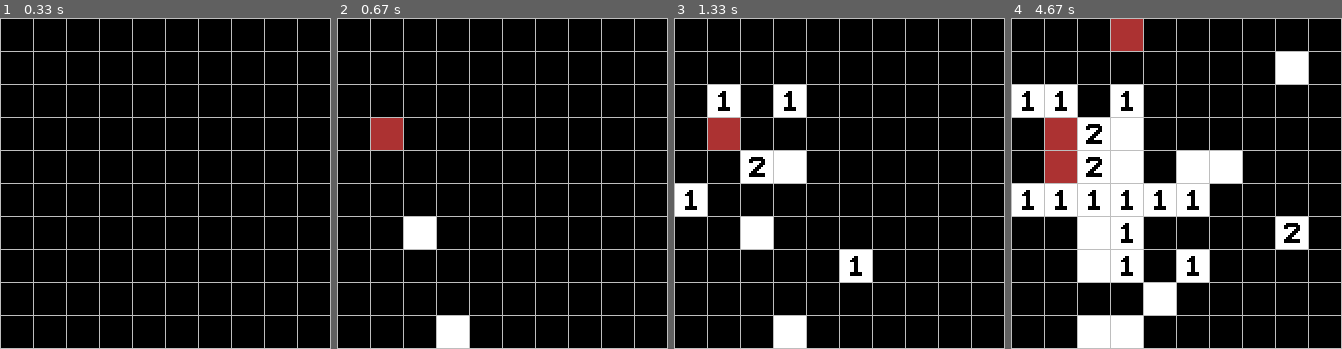
Above: before the commit, frames 1-4 (left to right).
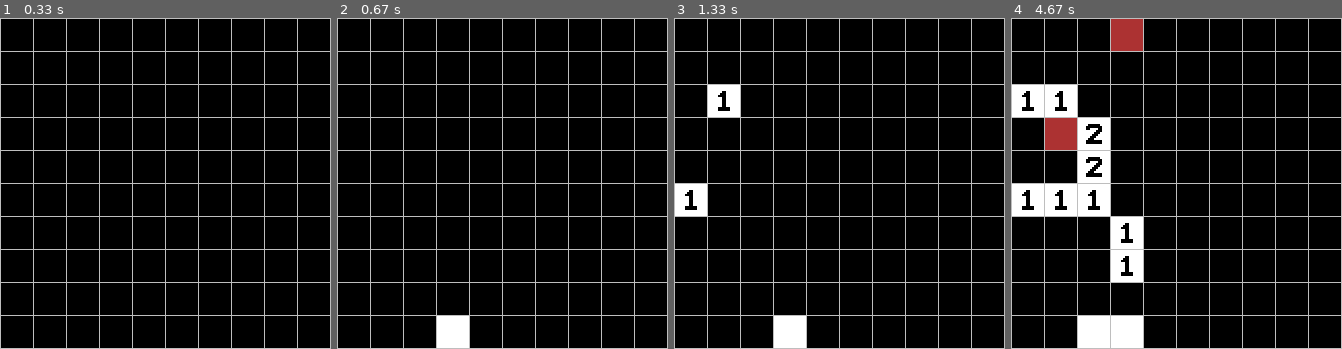
Above: after the commit, the same moments.

Repository: OraneOrveillon/minesweeper
Game: pygame game, started from main.py
The game is run twice, just before and just after one commit, with the same random seed, the same clock (stepped at 60 frames per second) and the same inputs.
Inputs (mouse positions are in pixels of both pictures, inside the frame that each line leads up to):
- Up to frame 1 (0.33 s): no input
- Up to frame 2 (0.67 s): press the mouse at (452, 332) at 0.37 s; move the mouse to (426, 233) at 0.47 s; release the mouse at (399, 133) at 0.6 s
- Up to frame 3 (1.33 s): press the mouse at (723, 100) at 0.7 s; move the mouse to (793, 176) at 0.8 s; release the mouse at (862, 253) at 0.93 s; press the mouse at (690, 200) at 1.03 s; move the mouse to (743, 157) at 1.13 s; release the mouse at (793, 113) at 1.27 s
- Up to frame 4 (4.67 s): press the mouse at (1126, 34) at 1.37 s; move the mouse to (1140, 117) at 1.47 s; release the mouse at (1156, 200) at 1.6 s; press the mouse at (1093, 332) at 1.7 s; move the mouse to (1093, 266) at 1.8 s; release the mouse at (1093, 196) at 1.93 s; press the mouse at (1126, 266) at 2.03 s; move the mouse to (1212, 163) at 2.13 s; release the mouse at (1302, 61) at 2.27 s; press the mouse at (1093, 166) at 2.37 s; move the mouse to (1080, 137) at 2.47 s; release the mouse at (1070, 110) at 2.6 s; press the mouse at (1060, 200) at 2.7 s; move the mouse to (1133, 196) at 2.8 s; release the mouse at (1209, 196) at 2.93 s; press the mouse at (1093, 200) at 3.03 s; move the mouse to (1123, 243) at 3.13 s; release the mouse at (1156, 286) at 3.27 s; press the mouse at (1060, 133) at 3.37 s; move the mouse to (1063, 147) at 3.47 s; release the mouse at (1067, 160) at 3.6 s; press the mouse at (1027, 100) at 3.7 s; move the mouse to (1083, 117) at 3.8 s; release the mouse at (1140, 137) at 3.93 s; press the mouse at (1093, 133) at 4.03 s; move the mouse to (1186, 186) at 4.13 s; release the mouse at (1275, 243) at 4.27 s; press the mouse at (1126, 233) at 4.37 s; move the mouse to (1166, 193) at 4.47 s; release the mouse at (1206, 153) at 4.6 s

Frame 1 is identical in both runs. In frame 2, 1.9% of the frame differs, in the area x 10-30%, y 30-70%; in frame 3, 5.2%; in frame 4, 13%, in the area x 10-90%, y 10-90%.

Commit message:
Better click

Diff:
--- a/cell.py
+++ b/cell.py
@@ -13,22 +13,25 @@
         self.rect = self.image.get_rect(topleft=(x * CELL_SIZE + x + 1, y * CELL_SIZE + y + 1))
         self.flag = False
 
-    def face_up(self):
-        self.returned = True
-        self.image = pygame.image.load('minesweeper/assets/'+str(self.number)+'.png')
+    def face_up(self, pressed):
+        if pressed:
+            self.returned = True
+            self.image = pygame.image.load('minesweeper/assets/'+str(self.number)+'.png')
 
-    def set_flag(self):
-        self.flag = not self.flag
-        if self.flag:
-            self.image = pygame.image.load('minesweeper/assets/flag.png')
-        else:
-            self.image = pygame.image.load('minesweeper/assets/hidden.png')
+    def set_flag(self, pressed):
+        if pressed:
+            self.flag = not self.flag
+            if self.flag:
+                self.image = pygame.image.load('minesweeper/assets/flag.png')
+            else:
+                self.image = pygame.image.load('minesweeper/assets/hidden.png')
 
 
 class MinedCell(Cell):
     def __init__(self, screen, x, y):
         super().__init__(screen, x, y)
-
-    def face_up(self):
-        self.returned = True
-        self.image = pygame.image.load('minesweeper/assets/mine.png')
+    # TODO : Refactoring
+    def face_up(self, pressed):
+        if pressed:
+            self.returned = True
+            self.image = pygame.image.load('minesweeper/assets/mine.png')
--- a/game.py
+++ b/game.py
@@ -11,6 +11,7 @@
         self.screen = screen
         self.cells = []
         self.mines_coords = []
+        self.pressed = True
         for i in range(NUMBER_OF_MINES):
             # Same as `do (new mine coords) while `
             while True:
@@ -46,16 +47,20 @@
                 pygame.draw.rect(self.screen, 'grey', rect, 1)
 
     def check_click(self):
-        if pygame.mouse.get_pressed()[0] or pygame.mouse.get_pressed()[2]:
-            mouse_pos = pygame.mouse.get_pos()
-            # TODO Refactoring
-            for cell in self.cells:
-                cell_rect = (cell.rect.x, cell.rect.y)
-                if (mouse_pos[0] >= cell_rect[0] and mouse_pos[0] <= cell_rect[0] + CELL_SIZE) and (mouse_pos[1] >= cell_rect[1] and mouse_pos[1] <= cell_rect[1] + CELL_SIZE):
-                    if pygame.mouse.get_pressed()[0]:
-                        cell.face_up()
-                    elif pygame.mouse.get_pressed()[2]:
-                        cell.set_flag()
+                if pygame.mouse.get_pressed()[0] or pygame.mouse.get_pressed()[2]:
+                    mouse_pos = pygame.mouse.get_pos()
+                    # TODO Refactoring
+                    for cell in self.cells:
+                        cell_rect = (cell.rect.x, cell.rect.y)
+                        if (mouse_pos[0] >= cell_rect[0] and mouse_pos[0] <= cell_rect[0] + CELL_SIZE) and (mouse_pos[1] >= cell_rect[1] and mouse_pos[1] <= cell_rect[1] + CELL_SIZE):
+                            if pygame.mouse.get_pressed()[0]:
+                                cell.face_up(self.pressed)
+                                self.pressed = False
+                            elif pygame.mouse.get_pressed()[2]:
+                                cell.set_flag(self.pressed)
+                                self.pressed = False
+                else:
+                    self.pressed = True
 
     def run(self) -> None:
         pygame.sprite.Group(self.cells).draw(self.screen)
